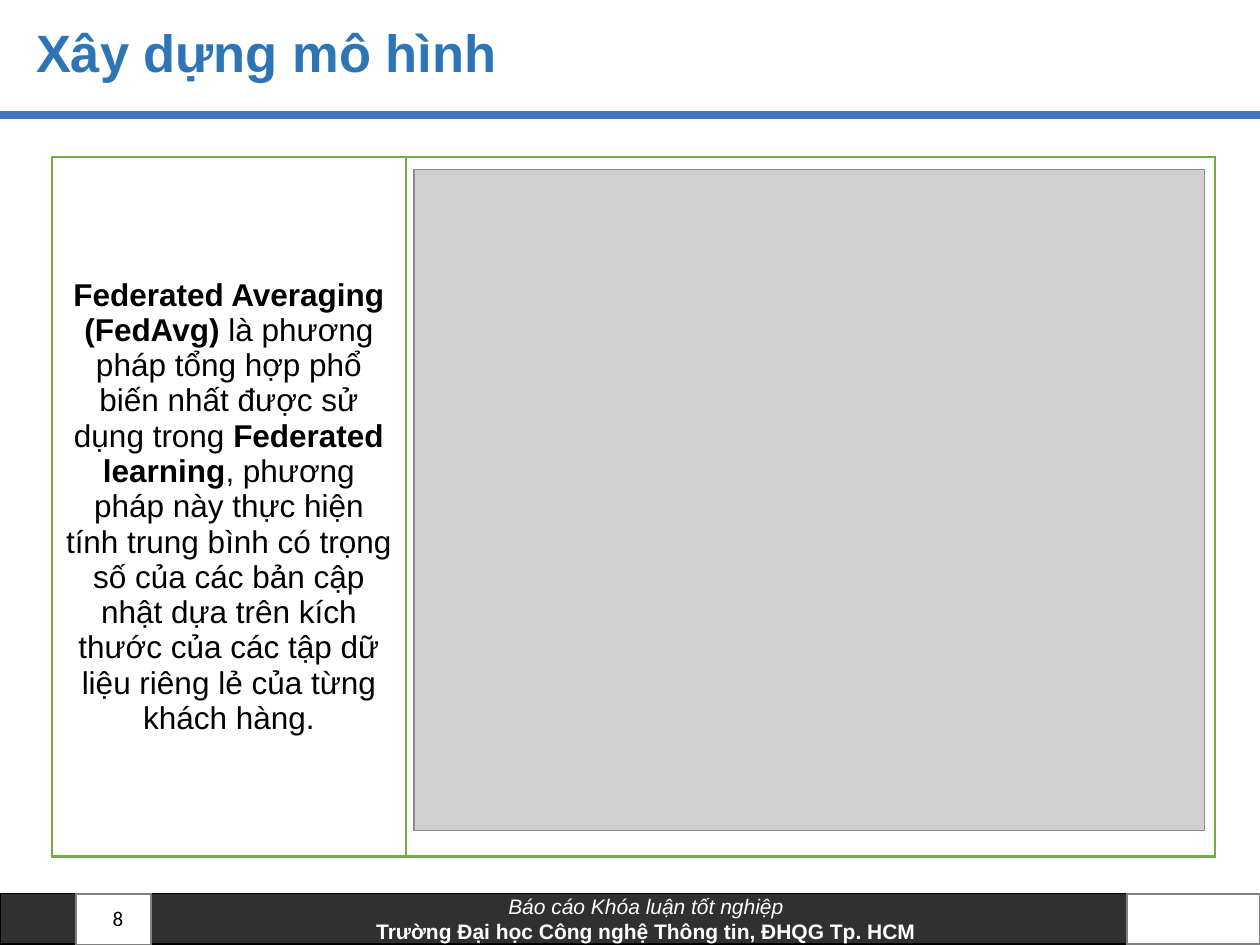
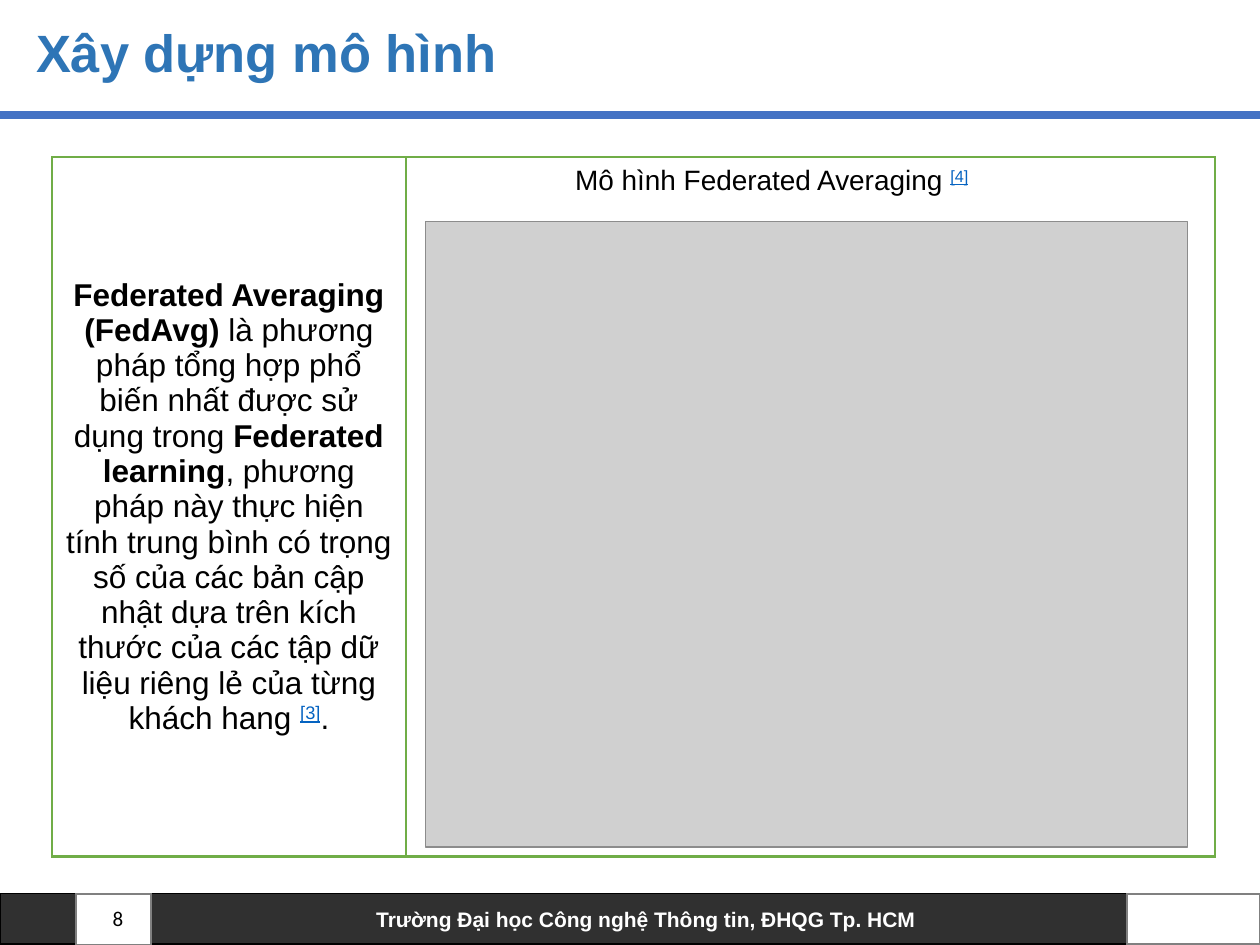
Before and after one commit to truclb/AnToanHeThongTin, a slide deck: slide 8 of FederatedLearning.pptx. Drawn at 1260x945 pixels with LibreOffice and Linux fonts; fonts in the diff are those of the drawing; grey boxes stand for pictures; background and template pictures are left out. Boxes give left, top, right and bottom in pixels: in the first picture for what was removed or moved away, otherwise in the second. Text is boxed around its words. In the diff, an @@ line names an element or a change of style, - is before the commit and + after.

```diff
--- a/FederatedLearning.pptx
+++ b/FederatedLearning.pptx
@@ table at bbox=[52, 156, 1215, 857] @@
-row 1, column 1: Federated Averaging (FedAvg) là phương pháp tổng hợp phổ biến nhất được sử dụng trong Federated learning, phương pháp này thực hiện tính trung bình có trọng số của các bản cập nhật dựa trên kích thước của các tập dữ liệu riêng lẻ của từng khách hàng.
+row 1, column 1: Federated Averaging (FedAvg) là phương pháp tổng hợp phổ biến nhất được sử dụng trong Federated learning, phương pháp này thực hiện tính trung bình có trọng số của các bản cập nhật dựa trên kích thước của các tập dữ liệu riêng lẻ của từng khách hang [3].
@@ text added at bbox=[575, 169, 968, 196], 16 pt, text #000000 @@
+Mô hình Federated Averaging [4]
@@ picture: place and size @@
-picture at bbox=[415, 169, 1206, 829]
+picture at bbox=[426, 222, 1187, 848]
@@ text in rectangle at bbox=[508, 898, 783, 919]: paragraph removed @@
-Báo cáo Khóa luận tốt nghiệp
```
Also in this commit, not shown: 11 other slides changed, 3 slides added.
